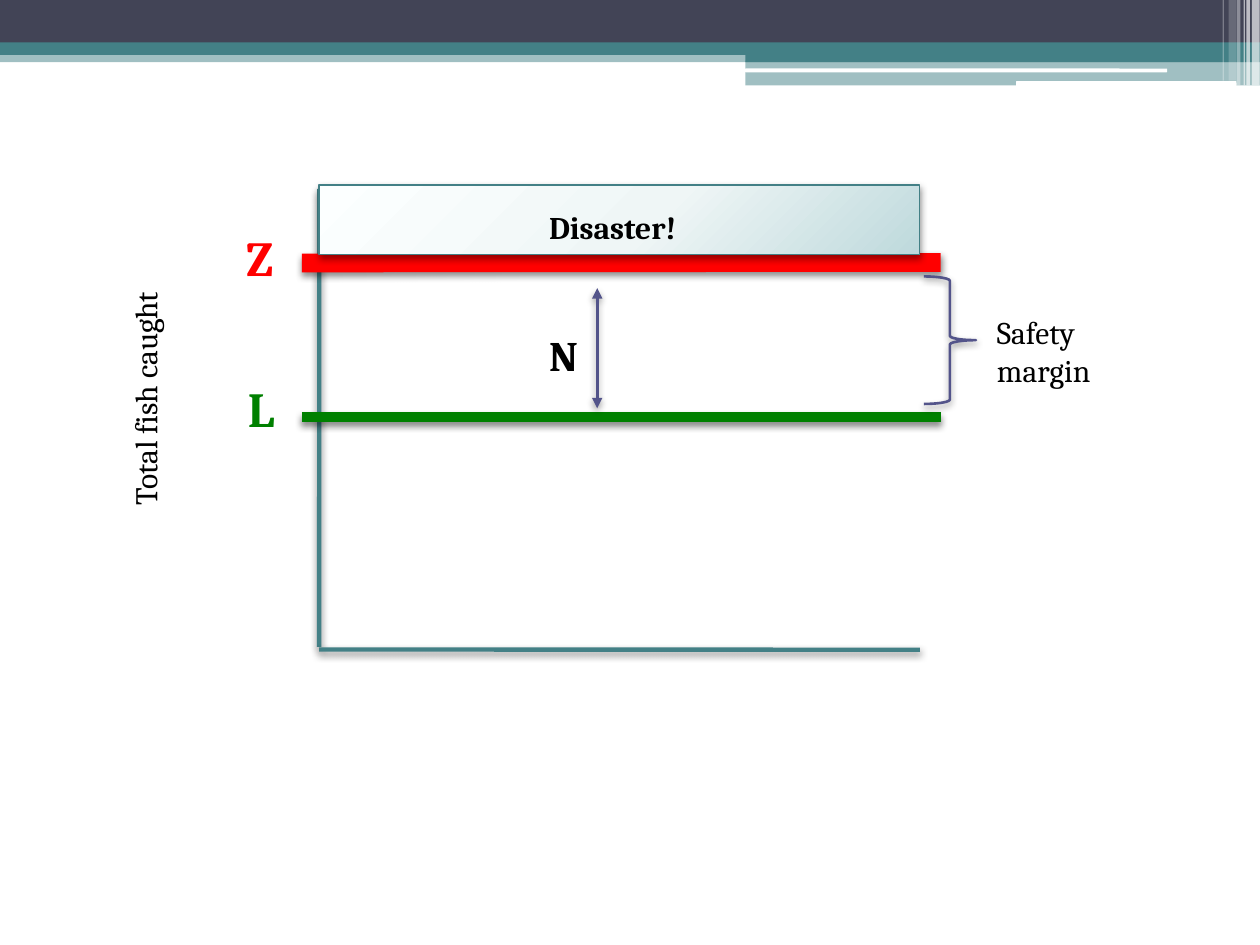
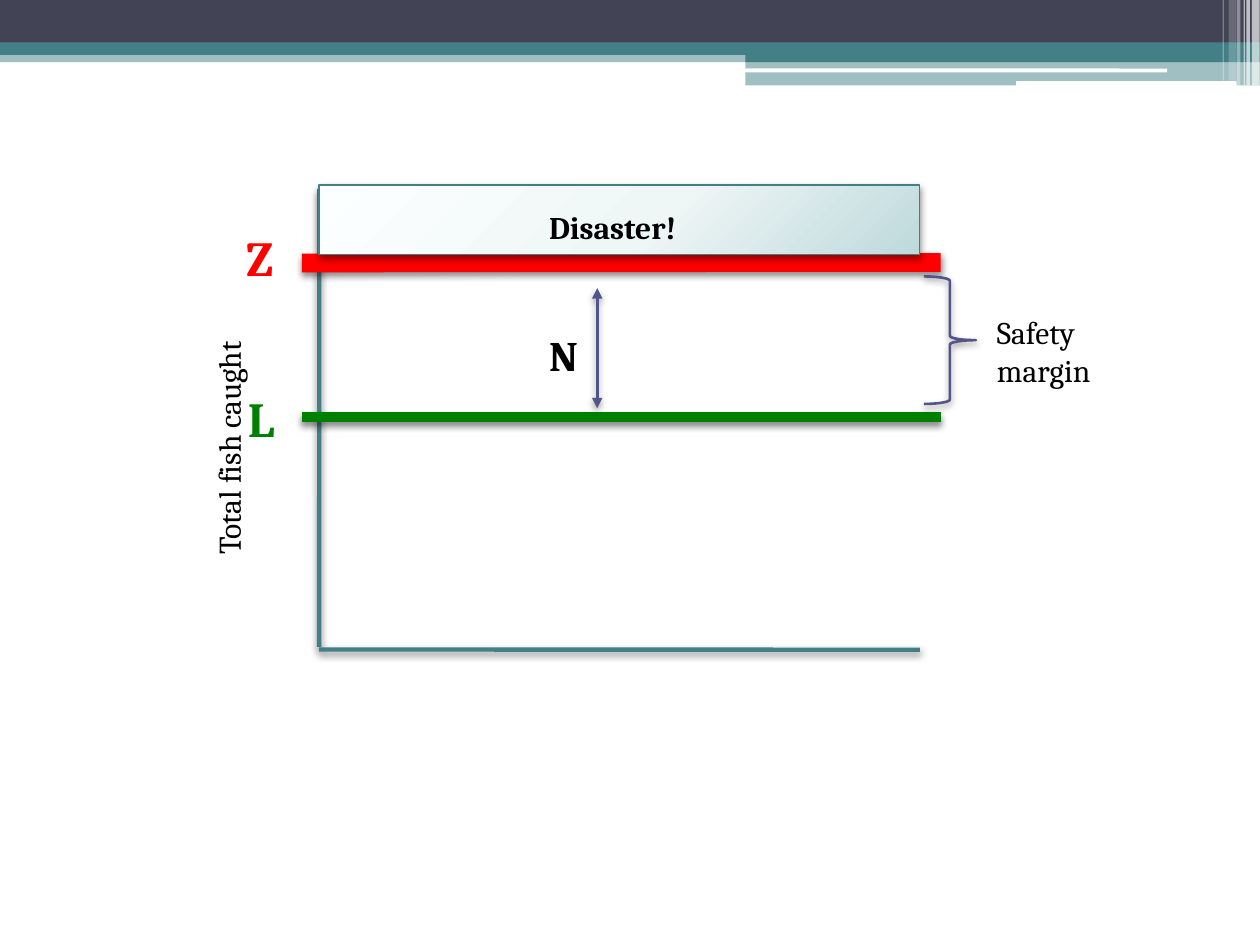
Before and after one commit to AdamSwenson/biz-ethics-docs, a slide deck: slide 25 of lectures/Prisoners dilemma.pptx. Drawn at 1260x945 pixels with LibreOffice and Linux fonts; fonts in the diff are those of the drawing. Boxes give left, top, right and bottom in pixels: in the first picture for what was removed or moved away, otherwise in the second. Text is boxed around its words. In the diff, an @@ line names an element or a change of style, - is before the commit and + after.

```diff
--- a/lectures/Prisoners dilemma.pptx
+++ b/lectures/Prisoners dilemma.pptx
@@ text "Total fish caught": place and size @@
-text "Total fish caught" at bbox=[124, 300, 165, 503]
+text "Total fish caught" at bbox=[208, 349, 249, 553]
@@ text "L": place and size @@
-text "L" at bbox=[248, 394, 275, 427]
+text "L" at bbox=[248, 404, 275, 437]
```
Also in this commit, not shown: 4 other files.
